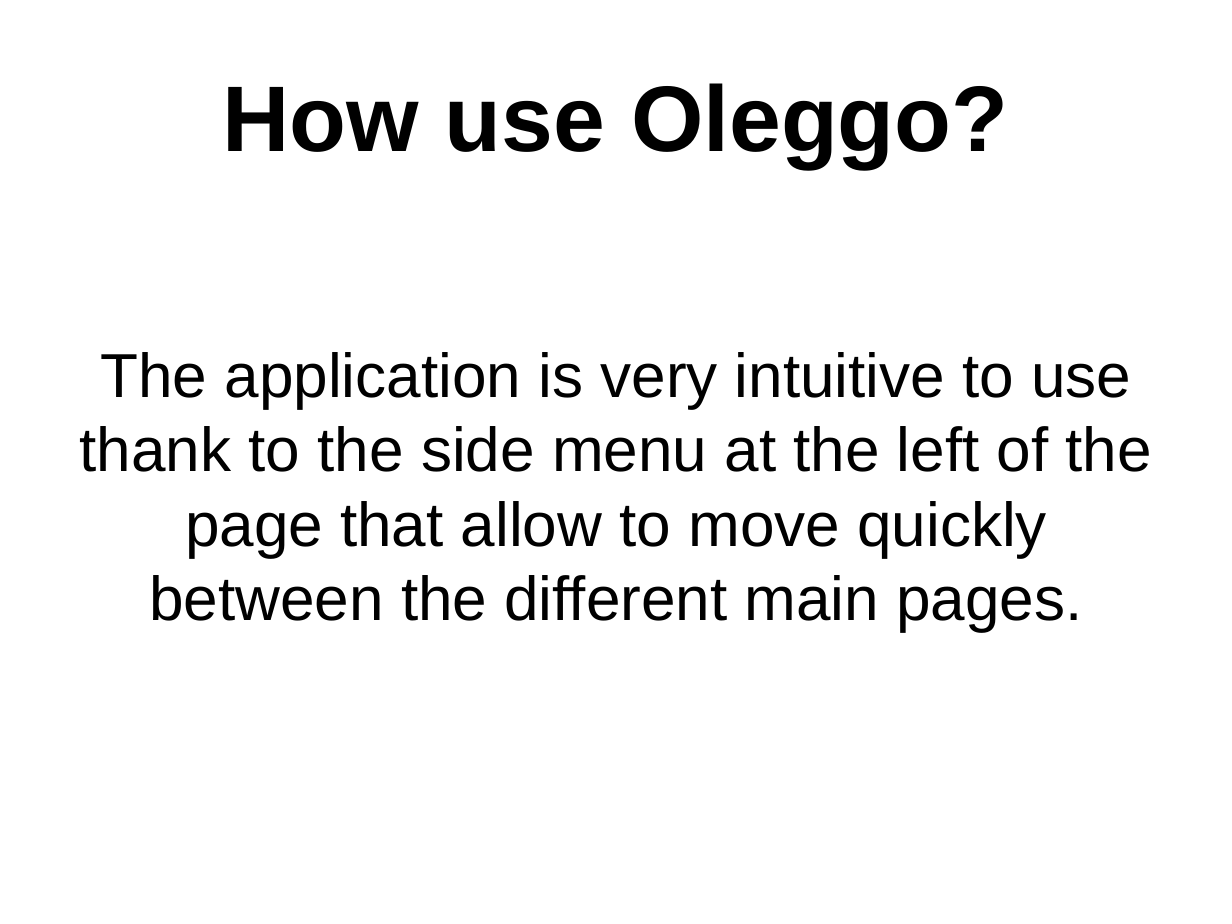
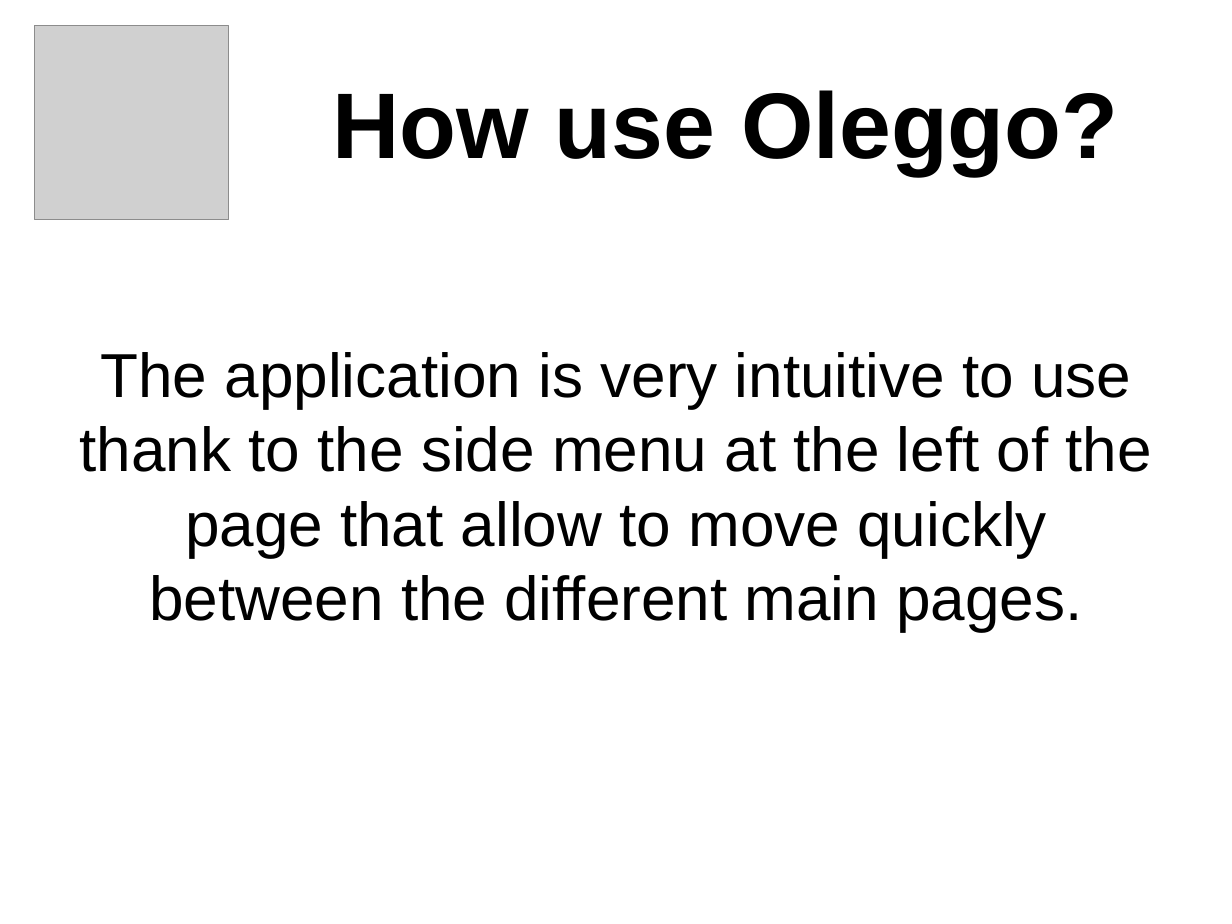
Before and after one commit to FAngelo94/Oleggo, a slide deck: slide 4 of Shor Presentation.odp. Drawn at 1232x924 pixels with LibreOffice and Linux fonts; fonts in the diff are those of the drawing; grey boxes stand for pictures. Boxes give left, top, right and bottom in pixels: in the first picture for what was removed or moved away, otherwise in the second. Text is boxed around its words. In the diff, an @@ line names an element or a change of style, - is before the commit and + after.

```diff
--- a/Shor Presentation.odp
+++ b/Shor Presentation.odp
@@ picture added at (35,26,229,220) @@
@@ title "How use Oleggo?": place and size @@
-title "How use Oleggo?" at (223,83,1008,168)
+title "How use Oleggo?" at (333,90,1118,175)
```
Also in this commit, not shown: 3 other slides changed, 5 slides added.
